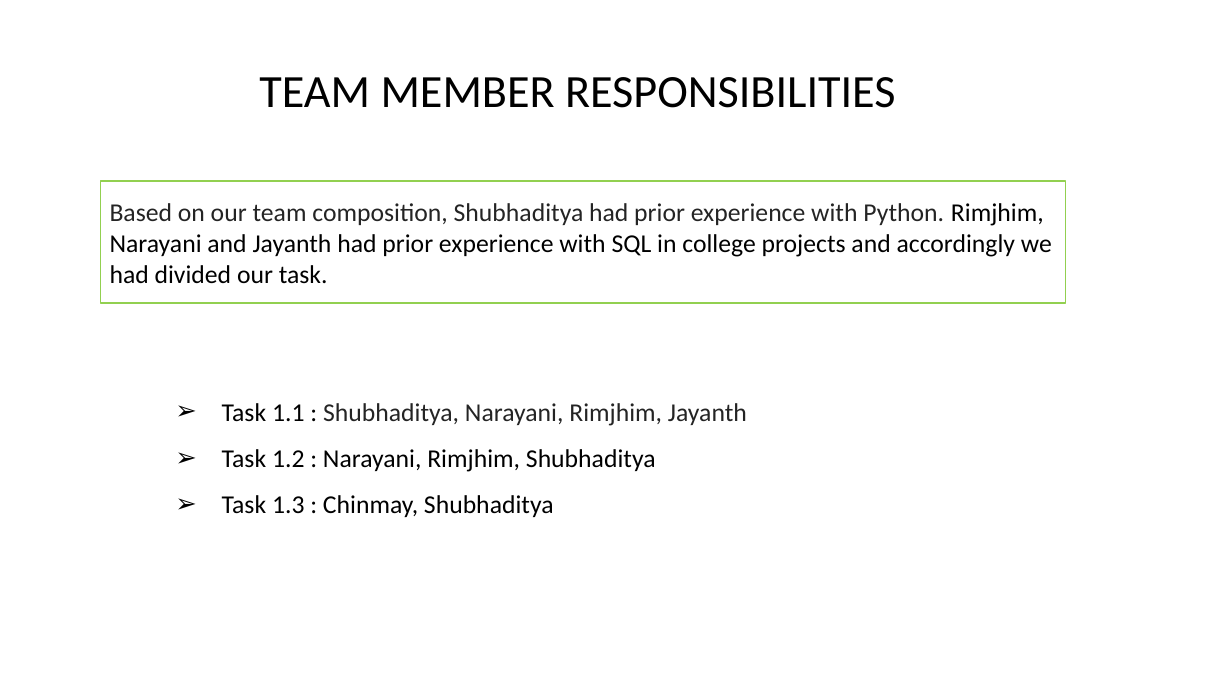
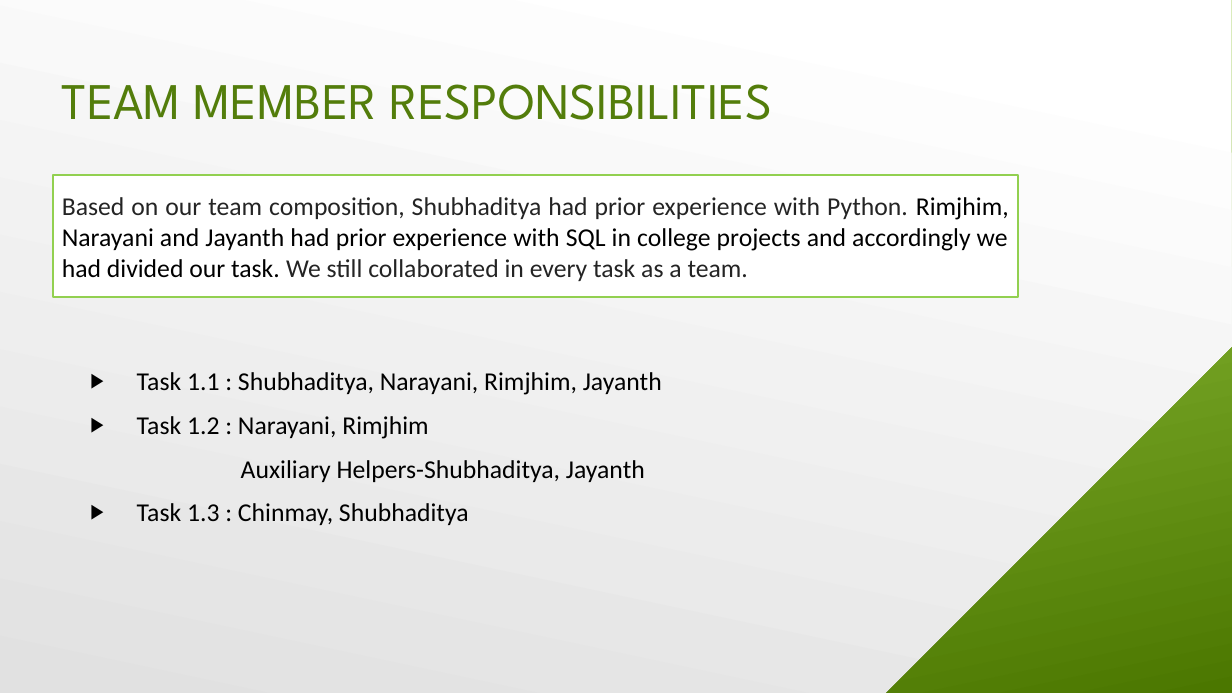
Before and after one commit to duttashubhaditya/USIAIACADEMY1, a slide deck: slide 3 of Assignments/Capstone/Checkpoint 1/Checkpoint_1_Batch_I_Group_5.pptx. Drawn at 1232x693 pixels with LibreOffice and Linux fonts; fonts in the diff are those of the drawing. Boxes give left, top, right and bottom in pixels: in the first picture for what was removed or moved away, otherwise in the second. Text is boxed around its words. In the diff, an @@ line names an element or a change of style, - is before the commit and + after.

```diff
--- a/Assignments/Capstone/Checkpoint 1/Checkpoint_1_Batch_I_Group_5.pptx
+++ b/Assignments/Capstone/Checkpoint 1/Checkpoint_1_Batch_I_Group_5.pptx
@@ background gradient #FFFFFF to #4C7800 to gradient #FFFFFF to #E1E1E1 @@
@@ rectangle added at (x1=0, y1=0, x2=1232, y2=693), fill gradient #ACDF55 to #4C7800 @@
@@ snip rect added at (x1=0, y1=0, x2=1232, y2=693), fill gradient #FFFFFF to #E1E1E1 @@
@@ text "TEAM MEMBER RESPONSIBILITIES" moved from (x1=259, y1=77, x2=895, y2=108) to (x1=62, y1=84, x2=773, y2=120) @@
@@ text "TEAM MEMBER RESPONSIBILITIES" at (x1=62, y1=84, x2=773, y2=120): size 36 to 40 pt, font Calibri to League Spartan, text colour #000000 to #537D0B; alignment centre to left; more space between paragraphs; vertical alignment top to middle @@
@@ rectangle "Based on our team composition, ..." moved from (x1=101, y1=181, x2=1067, y2=303) to (x1=53, y1=176, x2=1019, y2=298) @@
@@ text in rectangle at (x1=62, y1=197, x2=1009, y2=281): text changed; text colour #000000 to #242424 @@
-Based on our team composition, Shubhaditya had prior experience with Python. Rimjhim, Narayani and Jayanth had prior experience with SQL in college projects and accordingly we had divided our task.
+Based on our team composition, Shubhaditya had prior experience with Python. Rimjhim, Narayani and Jayanth had prior experience with SQL in college projects and accordingly we had divided our task. We still collaborated in every task as a team.
@@ text "Task 1.1 : Shubhaditya, Narayani, ..." moved from (x1=222, y1=403, x2=747, y2=517) to (x1=137, y1=372, x2=662, y2=525) @@
@@ text "Task 1.1 : Shubhaditya, Narayani, ..." at (x1=137, y1=372, x2=662, y2=525): vertical alignment top to middle @@
@@ text at (x1=137, y1=372, x2=662, y2=525): text colour #242424 to #000000 in "Shubhaditya, Narayani, Rimjhim, Jayanth"; alignment justified to left; bullet ➢ to ▶; line spacing 1.5 to 1; more space between paragraphs @@
@@ group removed at (x1=931, y1=299, x2=1232, y2=624): 5 lines @@
@@ group added at (x1=931, y1=299, x2=1232, y2=624): 5 lines @@
@@ text at (x1=137, y1=416, x2=645, y2=482): text changed @@
-➢ Task 1.2 : Narayani, Rimjhim, Shubhaditya
+▶ Task 1.2 : Narayani, Rimjhim
+Auxiliary Helpers-Shubhaditya, Jayanth
```
Also in this commit, not shown: 8 other slides changed, 2 slides added, 2 slides removed.
